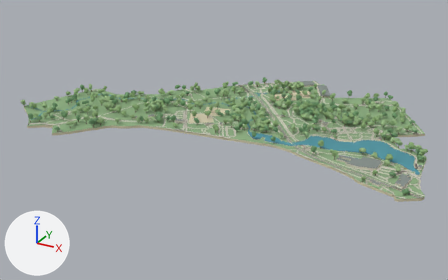
The glTF model public/park/waterloo-park.glb: old version first, new version second.
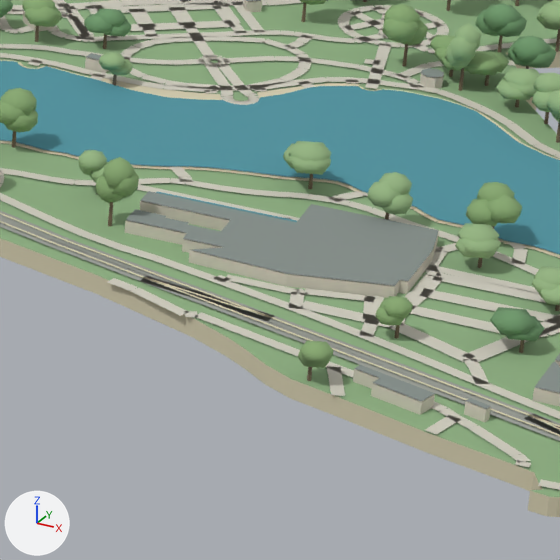
Old and new are each drawn whole from a 50 mm camera at (25.7, -54.93, 23.55) aimed at (-2.95, -2.83, -2.51) and again close up on the part from 71% to 89% of the width and 46% to 74% of the height. Every picture has the same lights, and +X, +Y and +Z are marked at lower left. The last two pictures show the newer version. Where no turn or scale is listed for an object, it has been applied to the vertices. Vertices at exactly the same position are counted once.

Objects in the first close-up: 'bark', 'building', 'lawn', 'leaf0', 'leaf1', 'leaf2', 'path', 'rail', 'roof', 'sand', 'water'.
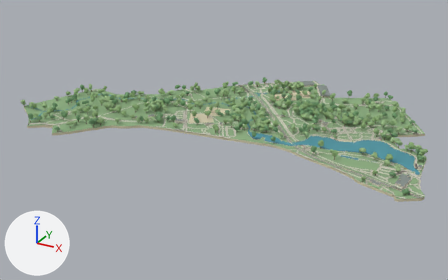
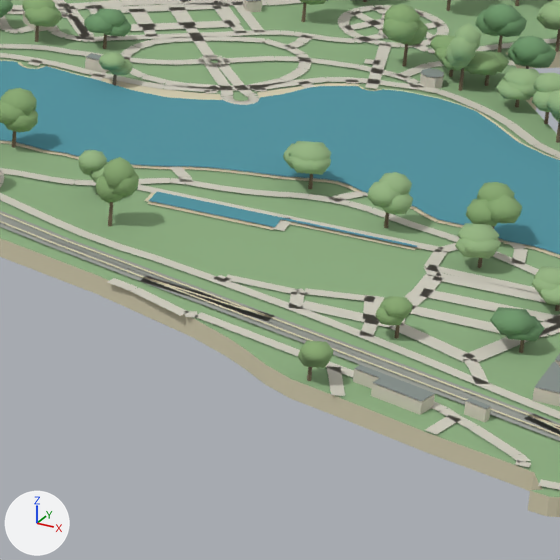
Location of each change, [x1, y1, x2, y2] in pixels of the close-ups (560 x 560 px):
part 1 of me_canadian_clay_and_glass_gallery, deleted (pale yellow): before [125, 201, 439, 298]
part 2 of me_canadian_clay_and_glass_gallery_roof, deleted: before [126, 191, 439, 286]

The change, as a diff of the scene's bpy script:
```diff
--- a/public/park/waterloo-park.glb.py
+++ b/public/park/waterloo-park.glb.py
@@ me_canadian_clay_and_glass_gallery @@
 # used by ob_building; location = (0.0, 0.0, 0.0)
-me_canadian_clay_and_glass_gallery.from_pydata(...)  # 534 vertices, 737 faces; spans x -13.2..17.6, y -10.3..11.9, z 0.1..0.3
+me_canadian_clay_and_glass_gallery.from_pydata(...)  # 482 vertices, 661 faces; spans x -13.2..17.6, y -10.3..11.9, z 0.1..0.3
+# me_canadian_clay_and_glass_gallery part 1: the loose piece of 52 vertices spanning x 10.7..14.3, y -7.8..-5.7, z 0.1..0.3 is deleted
 me_canadian_clay_and_glass_gallery.materials.append(mat_building)
@@ me_canadian_clay_and_glass_gallery_roof @@
 # used by ob_roof; location = (0.0, 0.0, 0.0)
-me_canadian_clay_and_glass_gallery_roof.from_pydata(...)  # 267 vertices, 199 faces; spans x -13.2..17.6, y -10.3..11.9, z 0.3
+me_canadian_clay_and_glass_gallery_roof.from_pydata(...)  # 241 vertices, 175 faces; spans x -13.2..17.6, y -10.3..11.9, z 0.3
+# me_canadian_clay_and_glass_gallery_roof part 2: the loose piece of 26 vertices spanning x 10.7..14.3, y -7.8..-5.7, z 0.3 is deleted
 me_canadian_clay_and_glass_gallery_roof.materials.append(mat_roof)
```
